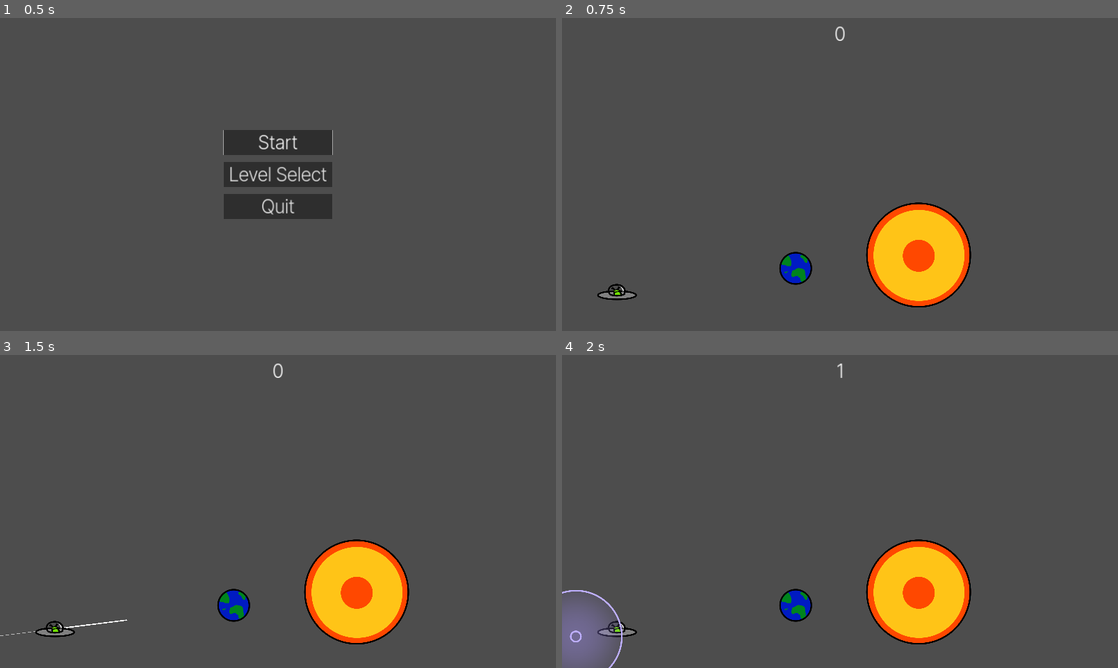
Above: before the commit, frames 1-4 (two rows, left to right).
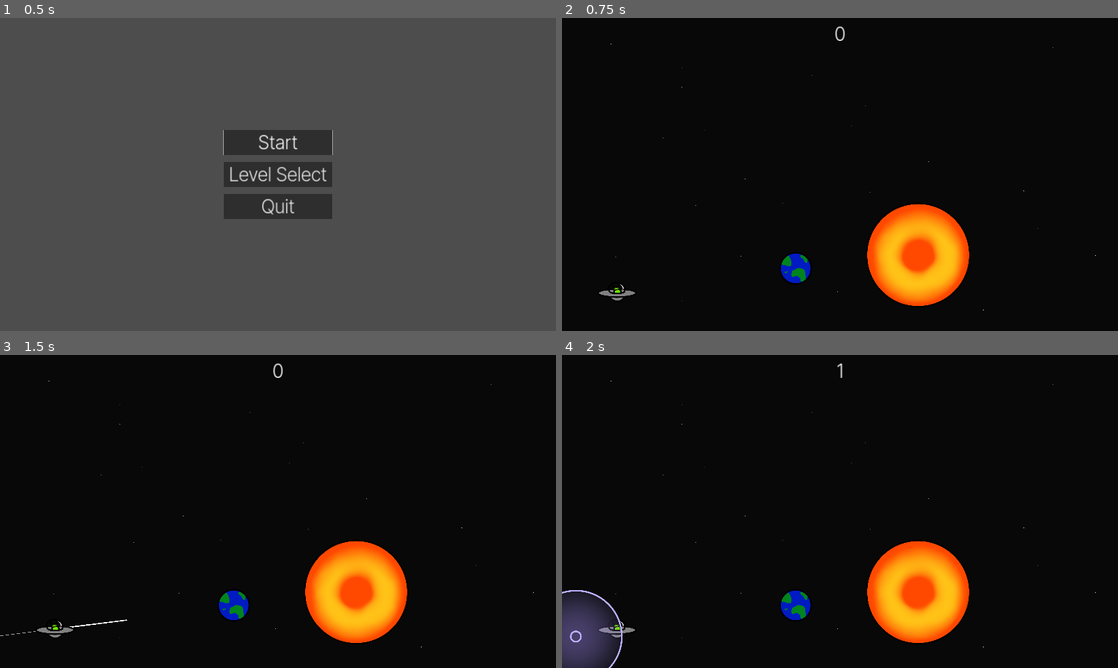
Above: after the commit, the same moments.

Repository: Afterglow375/godot_jam_03
Game: Godot game, scene res://scenes/ui/main_menu.tscn
The game is run twice, just before and just after one commit, with the same random seed, the same clock (stepped at 60 frames per second) and the same inputs.
Inputs (mouse positions are in pixels of both pictures, inside the frame that each line leads up to):
- Up to frame 1 (0.5 s): no input
- Up to frame 2 (0.75 s): click "Start" at 0.5 s
- Up to frame 3 (1.5 s): tap Enter at 1.25 s; drag from (55, 630) to (355, 592) at 1.27 s
- Up to frame 4 (2 s): no input

Frame 1 is identical in both runs. In frame 2, 96% of the frame differs, in the area x 0-100%, y 0-100%; in frame 3, 96%; in frame 4, 96%.

Commit message:
update sun and alien sprite and add background

Diff:
--- a/scenes/levels/level_1.tscn
+++ b/scenes/levels/level_1.tscn
@@ -1,9 +1,10 @@
-[gd_scene load_steps=8 format=3 uid="uid://bv7v1282myvla"]
+[gd_scene load_steps=9 format=3 uid="uid://bv7v1282myvla"]
 
 [ext_resource type="Script" path="res://scripts/systems/level.gd" id="1_sxrjf"]
 [ext_resource type="PackedScene" uid="uid://ctfq16ucdtgys" path="res://scenes/entities/spaceship.tscn" id="2_rb7ic"]
 [ext_resource type="PackedScene" uid="uid://861gfsuj7lom" path="res://scenes/entities/earth.tscn" id="3_txab0"]
 [ext_resource type="PackedScene" uid="uid://bk1ng8ft4k13r" path="res://scenes/entities/sun.tscn" id="4_3tws1"]
+[ext_resource type="Texture2D" uid="uid://cydcmq3u4et4h" path="res://assets/sprites/background.png" id="5_xxeux"]
 
 [sub_resource type="PhysicsMaterial" id="PhysicsMaterial_cpj0v"]
 friction = 0.0
@@ -90,3 +91,9 @@
 
 [node name="Sun" parent="." instance=ExtResource("4_3tws1")]
 position = Vector2(2463, 1636)
+
+[node name="Background" type="Sprite2D" parent="."]
+z_index = -1
+position = Vector2(1950, 1043)
+scale = Vector2(1.05741, 1.05741)
+texture = ExtResource("5_xxeux")
--- a/scenes/levels/level_2.tscn
+++ b/scenes/levels/level_2.tscn
@@ -1,9 +1,10 @@
-[gd_scene load_steps=8 format=3 uid="uid://6sgn2tbvxsie"]
+[gd_scene load_steps=9 format=3 uid="uid://6sgn2tbvxsie"]
 
 [ext_resource type="Script" path="res://scripts/systems/level.gd" id="1_pjvny"]
 [ext_resource type="PackedScene" uid="uid://ctfq16ucdtgys" path="res://scenes/entities/spaceship.tscn" id="2_hylch"]
 [ext_resource type="PackedScene" uid="uid://861gfsuj7lom" path="res://scenes/entities/earth.tscn" id="3_efpp3"]
 [ext_resource type="PackedScene" uid="uid://bk1ng8ft4k13r" path="res://scenes/entities/sun.tscn" id="4_63k5r"]
+[ext_resource type="Texture2D" uid="uid://cydcmq3u4et4h" path="res://assets/sprites/background.png" id="5_gdxui"]
 
 [sub_resource type="PhysicsMaterial" id="PhysicsMaterial_cpj0v"]
 friction = 0.0
@@ -107,3 +108,9 @@
 
 [node name="Sun" parent="." instance=ExtResource("4_63k5r")]
 position = Vector2(3264, 520)
+
+[node name="Background" type="Sprite2D" parent="."]
+z_index = -1
+position = Vector2(1896, 1080)
+scale = Vector2(1.05926, 1.05926)
+texture = ExtResource("5_gdxui")
--- a/scenes/levels/level_3.tscn
+++ b/scenes/levels/level_3.tscn
@@ -1,9 +1,10 @@
-[gd_scene load_steps=9 format=3 uid="uid://bs8doyh74vmn4"]
+[gd_scene load_steps=10 format=3 uid="uid://bs8doyh74vmn4"]
 
 [ext_resource type="Script" path="res://scripts/systems/level.gd" id="1_bq1fo"]
 [ext_resource type="PackedScene" uid="uid://ctfq16ucdtgys" path="res://scenes/entities/spaceship.tscn" id="2_mypxp"]
 [ext_resource type="PackedScene" uid="uid://861gfsuj7lom" path="res://scenes/entities/earth.tscn" id="3_yccj3"]
 [ext_resource type="PackedScene" uid="uid://bk1ng8ft4k13r" path="res://scenes/entities/sun.tscn" id="4_furej"]
+[ext_resource type="Texture2D" uid="uid://cydcmq3u4et4h" path="res://assets/sprites/background.png" id="5_vndhq"]
 
 [sub_resource type="PhysicsMaterial" id="PhysicsMaterial_cpj0v"]
 friction = 0.0
@@ -111,3 +112,9 @@
 
 [node name="Sun" parent="." instance=ExtResource("4_furej")]
 position = Vector2(1920, 520)
+
+[node name="Background" type="Sprite2D" parent="."]
+z_index = -1
+position = Vector2(1880, 1096)
+scale = Vector2(1.05926, 1.05926)
+texture = ExtResource("5_vndhq")
Binary file changed: assets/sprites/alien.png
Binary file added: assets/sprites/background.png
Not shown, added: assets/sprites/background.png.import
Binary file changed: assets/sprites/sun.png
